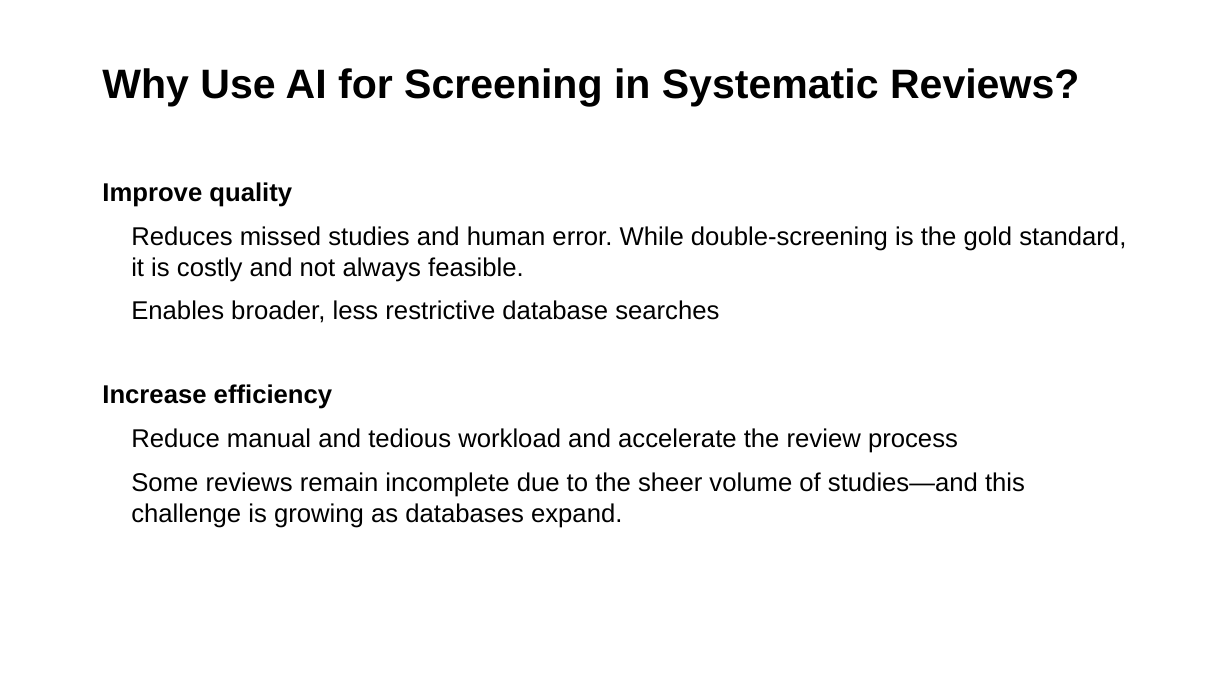
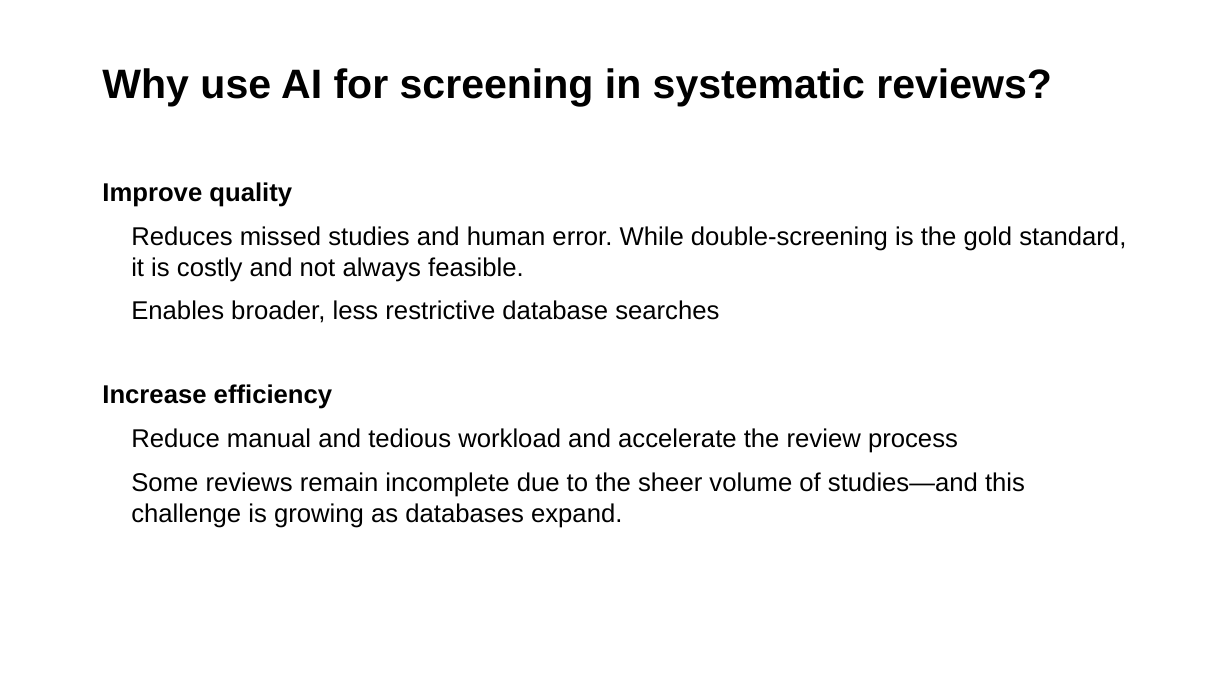
Before and after one commit to MikkelVembye/IRM2026, a slide deck: slide 3 of screen-with-gpt-models.pptx. Drawn at 1232x693 pixels with LibreOffice and Linux fonts; fonts in the diff are those of the drawing; background and template pictures are left out. Boxes give left, top, right and bottom in pixels: in the first picture for what was removed or moved away, otherwise in the second. Text is boxed around its words. In the diff, an @@ line names an element or a change of style, - is before the commit and + after.

```diff
--- a/screen-with-gpt-models.pptx
+++ b/screen-with-gpt-models.pptx
@@ title at [102,68,1052,106]: text changed @@
-Why Use AI for Screening in Systematic Reviews?
+Why use AI for screening in systematic reviews?
```
Also in this commit, not shown: 10 other slides changed, 1 slide removed, 1 other file.
